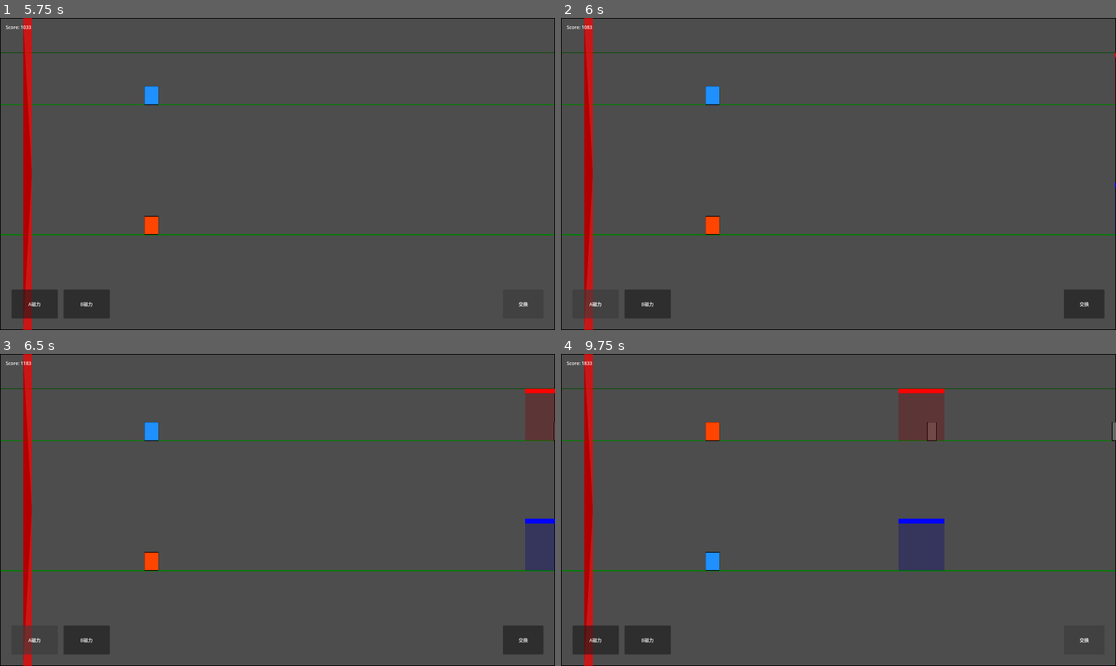
Above: before the commit, frames 1-4 (two rows, left to right).
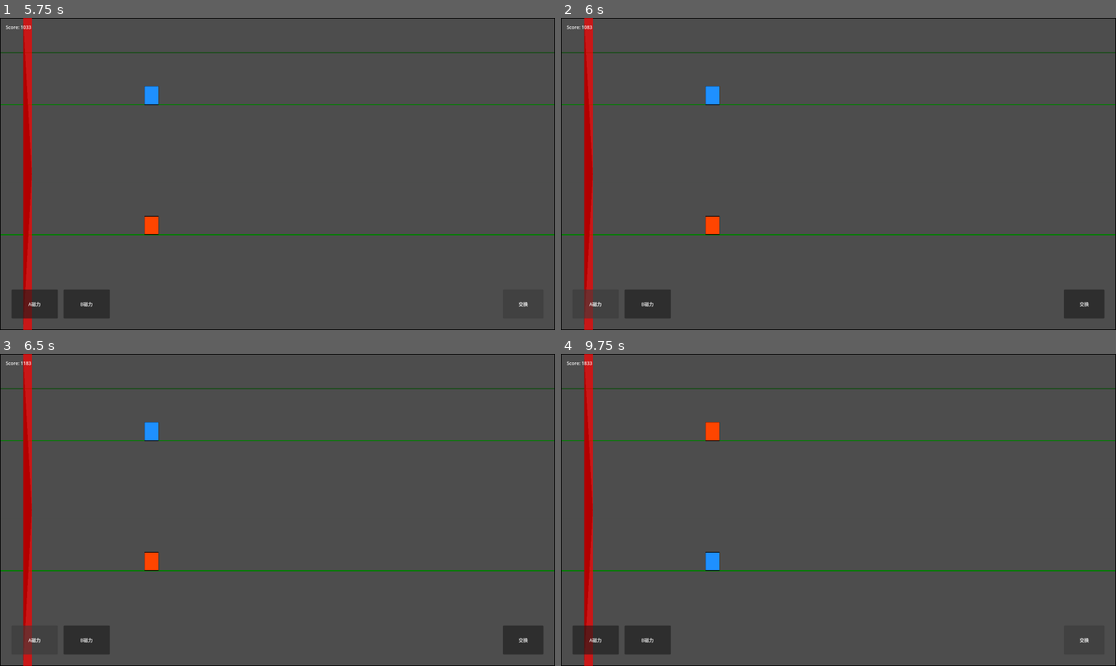
Above: after the commit, the same moments.

Repository: GeorgeMee/Magnetix
Game: Godot game, scene res://src/scenes/ui/start_menu.tscn
Two runs of this game, one before a commit and one after it. Both use one fixed random seed, a clock stepped at 60 frames per second and the inputs below.
Inputs:
- Up to frame 1 (5.75 s): click "开始游戏" at 0.5 s; click "A磁力" at 1.25 s; click "B磁力" at 2 s; click "交换" at 2.75 s; click "A磁力" at 3.5 s; click "B磁力" at 4.25 s; click "交换" at 5 s
- Up to frame 2 (6 s): click "A磁力" at 5.75 s
- Up to frame 3 (6.5 s): no input
- Up to frame 4 (9.75 s): click "B磁力" at 6.5 s; click "交换" at 7.25 s; hold Q (magnetism_a) 8.03-8.78 s; tap Q (magnetism_a) at 8.85 s; hold W (magnetism_b) from 9.53 s (still down)

Frame 1 is identical in both runs. In frame 2, less than 0.1% of the frame differs, in the area x 99-100%, y 11-70%; in frame 3, 0.2%; in frame 4, 0.5%, in the area x 60-100%, y 11-70%.
Error after the commit: Parse Error: Cannot infer the type of "placement" variable because the value doesn't have a set type. (res://src/scripts/game/chunk_spawner.gd:44)

Commit message:
Multi-magnet evaluation: consider all overlapping magnets for target surface

Diff:
--- a/src/scripts/game/character.gd
+++ b/src/scripts/game/character.gd
@@ -72,22 +72,12 @@
 			physics_body.position.x += signf(diff) * re_center_speed * delta
 
 func _update_vertical(delta : float) -> void:
-	var magnet := GameManager.magnet_manager.get_active_magnet_for(self)
-	var target_surface := _get_target_surface(magnet)
+	var target_surface := GameManager.magnet_manager.get_target_surface(self, magnetism_active)
 	var floor_pos := floor_y - CHAR_HEIGHT
 
-	if magnet and magnetism_active:
-		print("Magnet[%s@%s] Char[%s] same=%s → %s" % [
-			" NORTH" if magnet.polarity == Magnet.Polarity.NORTH else " SOUTH",
-			"CEIL" if magnet.placement == Magnet.Placement.CEILING else " FLR",
-			" NORTH" if character_polarity == Magnet.Polarity.NORTH else " SOUTH",
-			"SAME" if magnet.polarity == character_polarity else "DIFF",
-			"CEILING" if target_surface == Surface.CEILING else "FLOOR"
-		])
-
-	if magnet and magnetism_active and target_surface == Surface.CEILING:
+	if magnetism_active and target_surface == Surface.CEILING:
 		_move_toward_ceiling(delta)
-	elif magnet and magnetism_active and target_surface == Surface.FLOOR:
+	elif magnetism_active and target_surface == Surface.FLOOR:
 		_move_toward_floor(delta)
 	elif current_surface == Surface.CEILING:
 		_fall_to_floor(delta)
@@ -95,21 +85,6 @@
 		current_surface = Surface.FLOOR
 		physics_body.position.y = floor_pos
 		physics_body.velocity.y = 0
-
-func _get_target_surface(magnet : Magnet) -> Surface:
-	if not magnet:
-		return Surface.FLOOR
-	var direction := magnet.get_force_direction(self)
-	if direction < 0:
-		if magnet.placement == Magnet.Placement.CEILING:
-			return Surface.CEILING
-		else:
-			return Surface.FLOOR
-	else:
-		if magnet.placement == Magnet.Placement.FLOOR:
-			return Surface.CEILING
-		else:
-			return Surface.FLOOR
 
 func _move_toward_ceiling(delta : float) -> void:
 	if physics_body.position.y <= ceiling_y + 2.0:
--- a/src/scripts/game/chunk_spawner.gd
+++ b/src/scripts/game/chunk_spawner.gd
@@ -33,12 +33,17 @@
 		_spawn_wall(world_x + 200, 0)
 	if rng.randi_range(0, 2) == 0:
 		_spawn_wall(world_x + 300, 1)
-	if rng.randi_range(0, 1) == 0:
-		_spawn_magnet(world_x + 100, 0, Magnet.Placement.CEILING, Magnet.Polarity.NORTH, 160.0)
-	if rng.randi_range(0, 1) == 0:
-		_spawn_magnet(world_x + 100, 1, Magnet.Placement.CEILING, Magnet.Polarity.SOUTH, 160.0)
-	if rng.randi_range(0, 1) == 0:
-		_spawn_magnet(world_x + 400, 0, Magnet.Placement.FLOOR, Magnet.Polarity.SOUTH, 160.0)
+
+	var placements := [Magnet.Placement.CEILING, Magnet.Placement.FLOOR]
+	var polarities := [Magnet.Polarity.NORTH, Magnet.Polarity.SOUTH]
+
+	for lane in [0, 1]:
+		var count := rng.randi_range(1, 2)
+		for _i in range(count):
+			var offset := rng.randf_range(0, chunk_width - 200)
+			var placement := placements[rng.randi_range(0, 1)]
+			var polarity := polarities[rng.randi_range(0, 1)]
+			_spawn_magnet(world_x + offset, lane, placement, polarity, 160.0)
 
 func _spawn_wall(world_x : float, lane : int) -> void:
 	var wall := wall_scene.instantiate() as Wall
--- a/src/scripts/game/magnet_manager.gd
+++ b/src/scripts/game/magnet_manager.gd
@@ -13,9 +13,28 @@
 func unregister_magnet(magnet : Magnet) -> void:
 	magnets.erase(magnet)
 
-func get_active_magnet_for(character : Character) -> Magnet:
+func get_target_surface(character : Character, magnetism_active : bool) -> Character.Surface:
+	if not magnetism_active:
+		return Character.Surface.FLOOR
+	var has_ceiling := false
+	var has_floor := false
 	for magnet in magnets:
 		magnet.update_field_aabb()
-		if magnet.is_character_in_field(character):
-			return magnet
-	return null
+		if not magnet.is_character_in_field(character):
+			continue
+		var dir := magnet.get_force_direction(character)
+		if dir < 0:
+			if magnet.placement == Magnet.Placement.CEILING:
+				has_ceiling = true
+			else:
+				has_floor = true
+		else:
+			if magnet.placement == Magnet.Placement.FLOOR:
+				has_ceiling = true
+			else:
+				has_floor = true
+	if has_ceiling:
+		return Character.Surface.CEILING
+	if has_floor:
+		return Character.Surface.FLOOR
+	return Character.Surface.FLOOR
